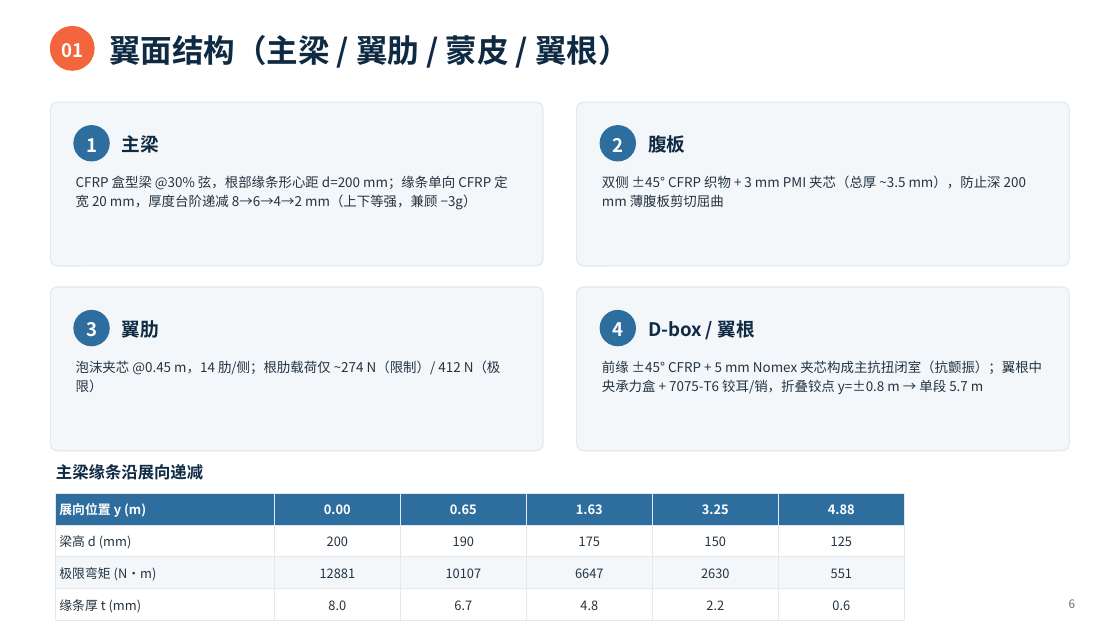
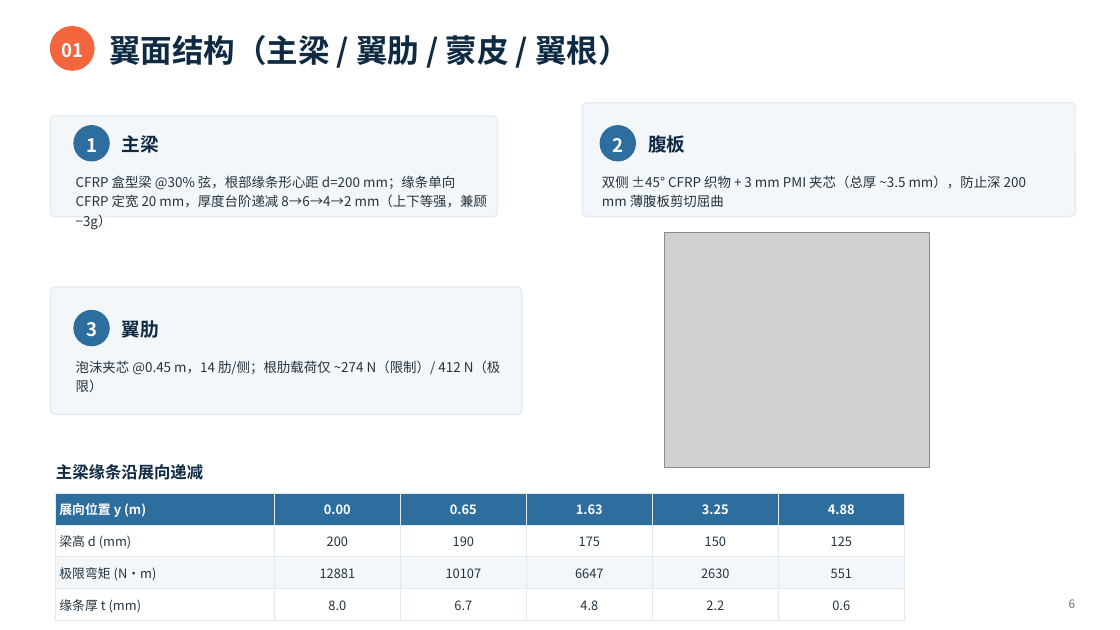
Before and after one commit to SunYifan-IrV/Aircraft_Structure_design, a slide deck: slide 6 of 05_Presentation/飞行器结构设计报告.pptx. Drawn at 1120x630 pixels with LibreOffice and Linux fonts; fonts in the diff are those of the drawing; grey boxes stand for pictures. Boxes give left, top, right and bottom in pixels: in the first picture for what was removed or moved away, otherwise in the second. Text is boxed around its words. In the diff, an @@ line names an element or a change of style, - is before the commit and + after.

```diff
--- a/05_Presentation/飞行器结构设计报告.pptx
+++ b/05_Presentation/飞行器结构设计报告.pptx
@@ rounded rectangle resized from (x1=50, y1=103, x2=544, y2=266) to (x1=50, y1=116, x2=497, y2=217) @@
@@ rounded rectangle resized from (x1=577, y1=103, x2=1070, y2=266) to (x1=582, y1=103, x2=1075, y2=216) @@
@@ text "CFRP 盒型梁 @30% 弦，根部缘条形心距 d=200 ..." rewrapped from (x1=76, y1=175, x2=507, y2=210) to (x1=76, y1=175, x2=487, y2=230) @@
@@ picture added at (x1=665, y1=233, x2=930, y2=468) @@
@@ rounded rectangle resized from (x1=50, y1=287, x2=544, y2=451) to (x1=50, y1=287, x2=523, y2=415) @@
@@ rounded rectangle removed at (x1=577, y1=287, x2=1070, y2=451) @@
@@ ellipse removed at (x1=600, y1=311, x2=635, y2=346) @@
@@ text removed at (x1=612, y1=322, x2=623, y2=336) @@
-4
@@ text removed at (x1=648, y1=316, x2=754, y2=341) @@
-D-box / 翼根
@@ text removed at (x1=602, y1=360, x2=1042, y2=394) @@
-前缘 ±45° CFRP + 5 mm Nomex 夹芯构成主抗扭闭室（抗颤振）；翼根中央承力盒 + 7075-T6 铰耳/销，折叠铰点 y=±0.8 m → 单段 5.7 m
```
Also in this commit, not shown: 3 other slides changed, 1 slide removed, 4 other files.
